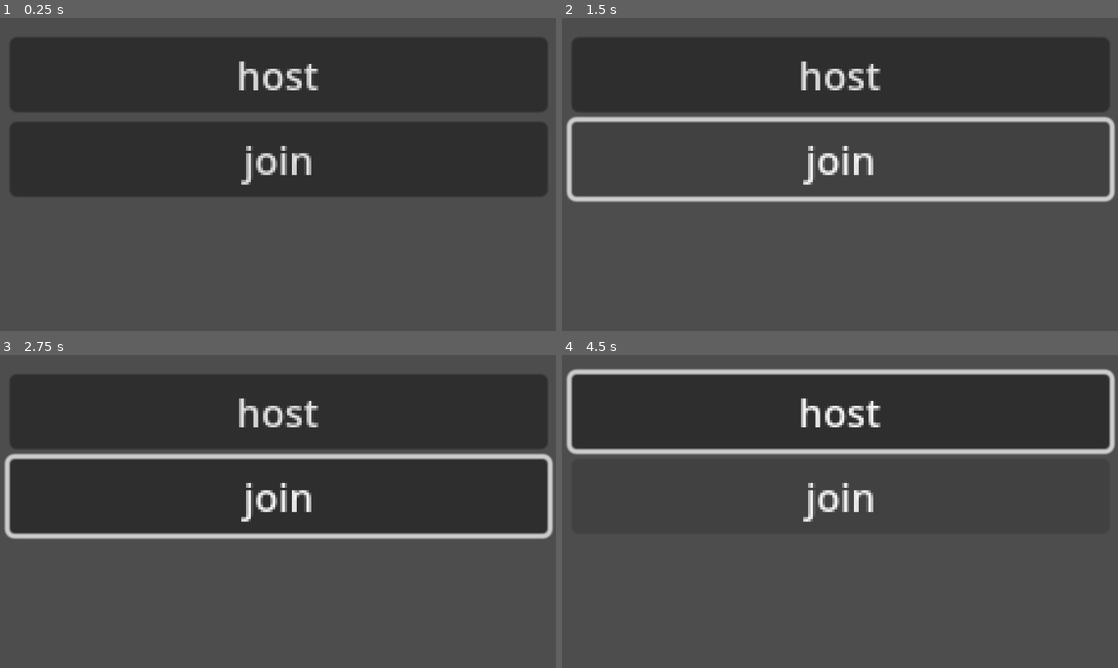
Above: before the commit, frames 1-4 (two rows, left to right).
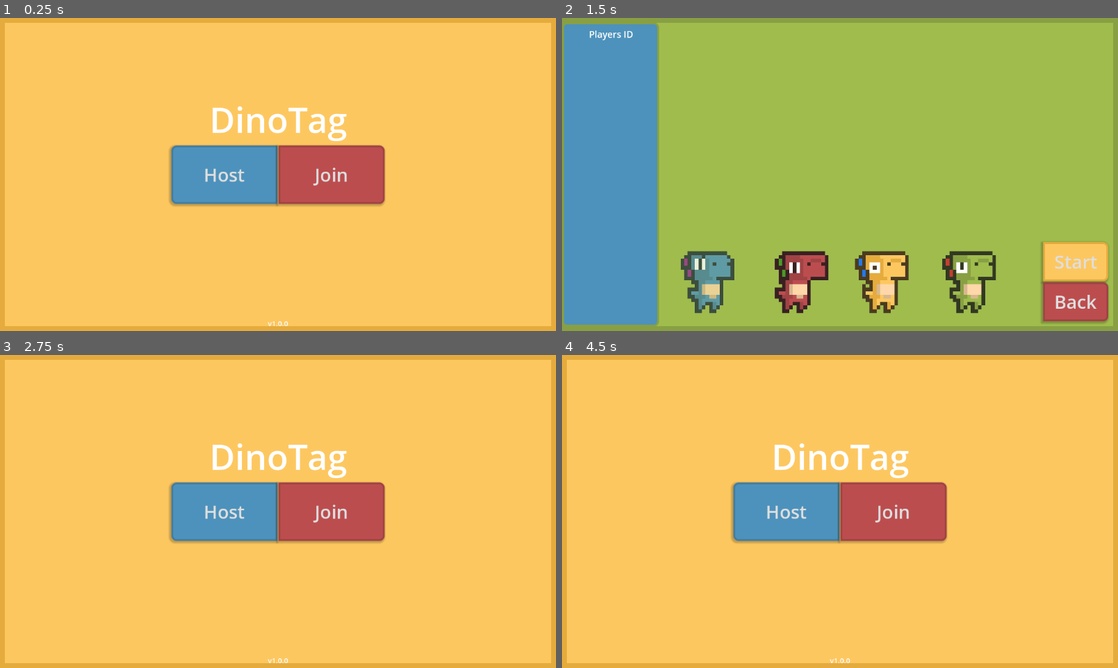
Above: after the commit, the same moments.

Repository: miladrezvani/DinoTag
Game: Godot game, scene res://scenes/menu/main.tscn
Same seed, same stepped clock (60 frames per second), same inputs: the game is played once before the commit and once after it. Before the commit the project starts from res://scenes/map/map1.tscn. The engine's default icon, where the game draws it, is replaced by a stand-in: a white triangle on a blue panel in a dark square.
Inputs (mouse positions are in pixels of both pictures, inside the frame that each line leads up to):
- Up to frame 1 (0.25 s): no input
- Up to frame 2 (1.5 s): click "host" (after the commit: "Host") at 0.5 s; click (840, 158) at 1.25 s, where only the run before the commit has a clickable "join"
- Up to frame 3 (2.75 s): click (511, 639) at 2 s, where only the run after the commit has a clickable "Back"
- Up to frame 4 (4.5 s): click "join" (after the commit: "Join") at 2.75 s; click (1101, 370) at 3.5 s, where only the run after the commit has a clickable "<"; move the mouse to (962, 495) at 4.27 s; hold Up (up) from 4.28 s (still down)

The runs differ from the first frame. In frame 1, 100% of the frame differs, in the area x 0-100%, y 0-100%; in frame 2, 99%; in frame 3, 100%; in frame 4, 100%.

Commit message:
add menu

Diff:
--- a/project.godot
+++ b/project.godot
@@ -11,7 +11,7 @@
 [application]
 
 config/name="DinoTag"
-run/main_scene="uid://nkq5dqt4rx8a"
+run/main_scene="uid://dcbv8pq4fteko"
 config/features=PackedStringArray("4.4", "Mobile")
 config/icon="res://icon.svg"
 
--- /dev/null
+++ b/scenes/menu/characterSelection.tscn
@@ -0,0 +1,111 @@
+[gd_scene load_steps=18 format=3 uid="uid://cx551yw7quygb"]
+
+[ext_resource type="Script" uid="uid://chgd8wcti1brv" path="res://scripts/characterSelection.gd" id="1_fu5pc"]
+[ext_resource type="Texture2D" uid="uid://8g0ih0eo3yle" path="res://assets/players/DinoSprites - doux.png" id="1_h0ef3"]
+[ext_resource type="Texture2D" uid="uid://bifsfnht7aptu" path="res://assets/players/DinoSprites - mort.png" id="2_fu5pc"]
+[ext_resource type="Texture2D" uid="uid://b4rytt64fokgx" path="res://assets/players/DinoSprites - tard.png" id="3_sgbt3"]
+[ext_resource type="Texture2D" uid="uid://b5vej67lropf7" path="res://assets/players/DinoSprites - vita.png" id="4_saqcc"]
+
+[sub_resource type="StyleBoxTexture" id="StyleBoxTexture_gvaei"]
+texture = ExtResource("1_h0ef3")
+region_rect = Rect2(48, 0, 24, 24)
+
+[sub_resource type="StyleBoxTexture" id="StyleBoxTexture_l6c5g"]
+texture = ExtResource("1_h0ef3")
+region_rect = Rect2(336, 0, 24, 24)
+
+[sub_resource type="StyleBoxTexture" id="StyleBoxTexture_ellca"]
+texture = ExtResource("1_h0ef3")
+region_rect = Rect2(0, 0, 24, 24)
+
+[sub_resource type="StyleBoxTexture" id="StyleBoxTexture_stlht"]
+texture = ExtResource("2_fu5pc")
+region_rect = Rect2(48, 0, 24, 24)
+
+[sub_resource type="StyleBoxTexture" id="StyleBoxTexture_l8fff"]
+texture = ExtResource("2_fu5pc")
+region_rect = Rect2(336, 0, 24, 24)
+
+[sub_resource type="StyleBoxTexture" id="StyleBoxTexture_j0jdu"]
+texture = ExtResource("2_fu5pc")
+region_rect = Rect2(0, 0, 24, 24)
+
+[sub_resource type="StyleBoxTexture" id="StyleBoxTexture_fkyo3"]
+texture = ExtResource("3_sgbt3")
+region_rect = Rect2(48, 0, 24, 24)
+
+[sub_resource type="StyleBoxTexture" id="StyleBoxTexture_oiu1n"]
+texture = ExtResource("3_sgbt3")
+region_rect = Rect2(336, 0, 24, 24)
+
+[sub_resource type="StyleBoxTexture" id="StyleBoxTexture_cngam"]
+texture = ExtResource("3_sgbt3")
+region_rect = Rect2(0, 0, 24, 24)
+
+[sub_resource type="StyleBoxTexture" id="StyleBoxTexture_6qubm"]
+texture = ExtResource("4_saqcc")
+region_rect = Rect2(48, 0, 24, 24)
+
+[sub_resource type="StyleBoxTexture" id="StyleBoxTexture_055eo"]
+texture = ExtResource("4_saqcc")
+region_rect = Rect2(336, 0, 24, 24)
+
+[sub_resource type="StyleBoxTexture" id="StyleBoxTexture_qievj"]
+texture = ExtResource("4_saqcc")
+region_rect = Rect2(0, 0, 24, 24)
+
+[node name="CharacterSelection" type="Control"]
+layout_mode = 3
+anchors_preset = 15
+anchor_right = 1.0
+anchor_bottom = 1.0
+grow_horizontal = 2
+grow_vertical = 2
+script = ExtResource("1_fu5pc")
+
+[node name="HBoxContainer" type="HBoxContainer" parent="."]
+layout_mode = 1
+anchors_preset = 8
+anchor_left = 0.5
+anchor_top = 0.5
+anchor_right = 0.5
+anchor_bottom = 0.5
+offset_left = -480.0
+offset_top = -120.0
+offset_right = 480.0
+offset_bottom = 120.0
+grow_horizontal = 2
+grow_vertical = 2
+
+[node name="doux" type="Button" parent="HBoxContainer"]
+layout_mode = 2
+size_flags_horizontal = 3
+theme_override_styles/hover = SubResource("StyleBoxTexture_gvaei")
+theme_override_styles/pressed = SubResource("StyleBoxTexture_l6c5g")
+theme_override_styles/normal = SubResource("StyleBoxTexture_ellca")
+
+[node name="mort" type="Button" parent="HBoxContainer"]
+layout_mode = 2
+size_flags_horizontal = 3
+theme_override_styles/hover = SubResource("StyleBoxTexture_stlht")
+theme_override_styles/pressed = SubResource("StyleBoxTexture_l8fff")
+theme_override_styles/normal = SubResource("StyleBoxTexture_j0jdu")
+
+[node name="tard" type="Button" parent="HBoxContainer"]
+layout_mode = 2
+size_flags_horizontal = 3
+theme_override_styles/hover = SubResource("StyleBoxTexture_fkyo3")
+theme_override_styles/pressed = SubResource("StyleBoxTexture_oiu1n")
+theme_override_styles/normal = SubResource("StyleBoxTexture_cngam")
+
+[node name="vita" type="Button" parent="HBoxContainer"]
+layout_mode = 2
+size_flags_horizontal = 3
+theme_override_styles/hover = SubResource("StyleBoxTexture_6qubm")
+theme_override_styles/pressed = SubResource("StyleBoxTexture_055eo")
+theme_override_styles/normal = SubResource("StyleBoxTexture_qievj")
+
+[connection signal="pressed" from="HBoxContainer/doux" to="." method="_on_doux_pressed"]
+[connection signal="pressed" from="HBoxContainer/mort" to="." method="_on_mort_pressed"]
+[connection signal="pressed" from="HBoxContainer/tard" to="." method="_on_tard_pressed"]
+[connection signal="pressed" from="HBoxContainer/vita" to="." method="_on_vita_pressed"]
--- /dev/null
+++ b/scenes/menu/host.tscn
@@ -0,0 +1,176 @@
+[gd_scene load_steps=10 format=3 uid="uid://dhm5dlyn1ie2m"]
+
+[ext_resource type="Script" uid="uid://cr6hgus04mcbw" path="res://scripts/hostMenu.gd" id="1_bepqs"]
+[ext_resource type="PackedScene" uid="uid://cx551yw7quygb" path="res://scenes/menu/characterSelection.tscn" id="2_pa6ly"]
+
+[sub_resource type="StyleBoxFlat" id="StyleBoxFlat_3h1cm"]
+bg_color = Color(0.623529, 0.737255, 0.301961, 1)
+border_width_left = 10
+border_width_top = 10
+border_width_right = 10
+border_width_bottom = 10
+border_color = Color(0.533333, 0.627451, 0.262745, 1)
+
+[sub_resource type="StyleBoxFlat" id="StyleBoxFlat_0rx4c"]
+bg_color = Color(0.898039, 0.670588, 0.239216, 1)
+border_width_left = 4
+border_width_top = 4
+border_width_right = 4
+border_width_bottom = 4
+border_color = Color(0.992157, 0.780392, 0.376471, 1)
+corner_radius_top_right = 10
+corner_radius_bottom_right = 10
+shadow_color = Color(0, 0, 0, 0.219608)
+shadow_size = 5
+shadow_offset = Vector2(-2, 2)
+
+[sub_resource type="StyleBoxFlat" id="StyleBoxFlat_s5d5k"]
+bg_color = Color(0.992157, 0.780392, 0.376471, 1)
+border_width_left = 4
+border_width_top = 4
+border_width_right = 4
+border_width_bottom = 4
+border_color = Color(0.898039, 0.670588, 0.239216, 1)
+corner_radius_top_right = 10
+corner_radius_bottom_right = 10
+shadow_color = Color(0, 0, 0, 0.219608)
+shadow_size = 5
+shadow_offset = Vector2(-2, 2)
+
+[sub_resource type="StyleBoxFlat" id="StyleBoxFlat_bepqs"]
+bg_color = Color(0.627451, 0.262745, 0.270588, 1)
+border_width_left = 4
+border_width_top = 4
+border_width_right = 4
+border_width_bottom = 4
+border_color = Color(0.737255, 0.301961, 0.309804, 1)
+corner_radius_top_right = 10
+corner_radius_bottom_right = 10
+shadow_color = Color(0, 0, 0, 0.219608)
+shadow_size = 5
+shadow_offset = Vector2(-2, 2)
+
+[sub_resource type="StyleBoxFlat" id="StyleBoxFlat_pa6ly"]
+bg_color = Color(0.627451, 0.262745, 0.270588, 1)
+border_width_left = 4
+border_width_top = 4
+border_width_right = 4
+border_width_bottom = 4
+border_color = Color(0.737255, 0.301961, 0.309804, 1)
+corner_radius_top_right = 10
+corner_radius_bottom_right = 10
+shadow_color = Color(0, 0, 0, 0.219608)
+shadow_size = 5
+shadow_offset = Vector2(-2, 2)
+
+[sub_resource type="StyleBoxFlat" id="StyleBoxFlat_8rdf3"]
+bg_color = Color(0.737255, 0.301961, 0.309804, 1)
+border_width_left = 4
+border_width_top = 4
+border_width_right = 4
+border_width_bottom = 4
+border_color = Color(0.627451, 0.262745, 0.270588, 1)
+corner_radius_top_right = 10
+corner_radius_bottom_right = 10
+shadow_color = Color(0, 0, 0, 0.219608)
+shadow_size = 5
+shadow_offset = Vector2(-2, 2)
+
+[sub_resource type="StyleBoxFlat" id="StyleBoxFlat_yy554"]
+bg_color = Color(0.301961, 0.572549, 0.737255, 1)
+border_width_left = 4
+border_width_top = 4
+border_width_right = 4
+border_width_bottom = 4
+border_color = Color(0.533333, 0.627451, 0.262745, 1)
+corner_radius_top_left = 10
+corner_radius_top_right = 10
+corner_radius_bottom_right = 10
+corner_radius_bottom_left = 10
+shadow_color = Color(0, 0, 0, 0.219608)
+shadow_offset = Vector2(-2, 2)
+
+[node name="Host" type="Control"]
+layout_mode = 3
+anchors_preset = 15
+anchor_right = 1.0
+anchor_bottom = 1.0
+grow_horizontal = 2
+grow_vertical = 2
+script = ExtResource("1_bepqs")
+
+[node name="Panel" type="Panel" parent="."]
+layout_mode = 1
+anchors_preset = 15
+anchor_right = 1.0
+anchor_bottom = 1.0
+grow_horizontal = 2
+grow_vertical = 2
+theme_override_styles/panel = SubResource("StyleBoxFlat_3h1cm")
+
+[node name="VBoxContainer" type="VBoxContainer" parent="."]
+layout_mode = 1
+anchors_preset = 3
+anchor_left = 1.0
+anchor_top = 1.0
+anchor_right = 1.0
+anchor_bottom = 1.0
+offset_left = -155.0
+offset_top = -184.0
+offset_right = -20.0
+offset_bottom = -20.0
+grow_horizontal = 0
+grow_vertical = 0
+theme_override_constants/separation = 2
+
+[node name="Start" type="Button" parent="VBoxContainer"]
+layout_mode = 2
+size_flags_vertical = 3
+theme_override_font_sizes/font_size = 38
+theme_override_styles/hover = SubResource("StyleBoxFlat_0rx4c")
+theme_override_styles/pressed = SubResource("StyleBoxFlat_0rx4c")
+theme_override_styles/normal = SubResource("StyleBoxFlat_s5d5k")
+text = "Start"
+
+[node name="Back" type="Button" parent="VBoxContainer"]
+layout_mode = 2
+size_flags_vertical = 3
+theme_override_font_sizes/font_size = 38
+theme_override_styles/hover = SubResource("StyleBoxFlat_bepqs")
+theme_override_styles/pressed = SubResource("StyleBoxFlat_pa6ly")
+theme_override_styles/normal = SubResource("StyleBoxFlat_8rdf3")
+text = "Back"
+
+[node name="Panel2" type="Panel" parent="."]
+layout_mode = 1
+anchors_preset = 9
+anchor_bottom = 1.0
+offset_top = 9.0
+offset_right = 201.0
+offset_bottom = -9.0
+grow_vertical = 2
+theme_override_styles/panel = SubResource("StyleBoxFlat_yy554")
+
+[node name="PlayerID" type="Label" parent="."]
+layout_mode = 1
+offset_left = 6.0
+offset_top = 20.0
+offset_right = 198.0
+offset_bottom = 633.0
+theme_override_font_sizes/font_size = 19
+text = "Players ID"
+horizontal_alignment = 1
+
+[node name="CharacterSelection" parent="." instance=ExtResource("2_pa6ly")]
+layout_mode = 1
+anchors_preset = 7
+anchor_left = 0.5
+anchor_top = 1.0
+anchor_right = 0.5
+offset_top = -105.0
+offset_bottom = -105.0
+grow_vertical = 0
+scale = Vector2(0.75, 0.75)
+
+[connection signal="pressed" from="VBoxContainer/Start" to="." method="_on_start_pressed"]
+[connection signal="pressed" from="VBoxContainer/Back" to="." method="_on_back_pressed"]
--- /dev/null
+++ b/scenes/menu/join.tscn
@@ -0,0 +1,96 @@
+[gd_scene load_steps=7 format=3 uid="uid://ds8x6oe3f5qir"]
+
+[ext_resource type="Script" uid="uid://be88c6rj4l8g3" path="res://scripts/joinMenu.gd" id="1_t0nfr"]
+[ext_resource type="PackedScene" uid="uid://cx551yw7quygb" path="res://scenes/menu/characterSelection.tscn" id="2_71f3q"]
+
+[sub_resource type="StyleBoxFlat" id="StyleBoxFlat_kvpep"]
+bg_color = Color(0.992157, 0.780392, 0.376471, 1)
+border_width_left = 10
+border_width_top = 10
+border_width_right = 10
+border_width_bottom = 10
+border_color = Color(0.898039, 0.670588, 0.239216, 1)
+
+[sub_resource type="StyleBoxFlat" id="StyleBoxFlat_t0nfr"]
+bg_color = Color(0.627451, 0.262745, 0.270588, 1)
+border_width_left = 4
+border_width_top = 4
+border_width_right = 4
+border_width_bottom = 4
+border_color = Color(0.898039, 0.670588, 0.239216, 1)
+shadow_color = Color(0, 0, 0, 0.219608)
+
+[sub_resource type="StyleBoxFlat" id="StyleBoxFlat_8uup4"]
+bg_color = Color(0.627451, 0.262745, 0.270588, 1)
+border_width_left = 4
+border_width_top = 4
+border_width_right = 4
+border_width_bottom = 4
+border_color = Color(0.898039, 0.670588, 0.239216, 1)
+shadow_color = Color(0, 0, 0, 0.219608)
+
+[sub_resource type="StyleBoxFlat" id="StyleBoxFlat_v0upx"]
+bg_color = Color(0.737255, 0.301961, 0.309804, 1)
+border_width_left = 4
+border_width_top = 4
+border_width_right = 4
+border_width_bottom = 4
+border_color = Color(0.898039, 0.670588, 0.239216, 1)
+shadow_color = Color(0, 0, 0, 0.219608)
+
+[node name="Join" type="Control"]
+layout_mode = 3
+anchors_preset = 15
+anchor_right = 1.0
+anchor_bottom = 1.0
+grow_horizontal = 2
+grow_vertical = 2
+script = ExtResource("1_t0nfr")
+
+[node name="Panel" type="Panel" parent="."]
+layout_mode = 1
+anchors_preset = 15
+anchor_right = 1.0
+anchor_bottom = 1.0
+grow_horizontal = 2
+grow_vertical = 2
+theme_override_styles/panel = SubResource("StyleBoxFlat_kvpep")
+
+[node name="Back" type="Button" parent="."]
+layout_mode = 1
+anchors_preset = 1
+anchor_left = 1.0
+anchor_right = 1.0
+offset_left = -71.0
+offset_bottom = 70.0
+grow_horizontal = 0
+theme_override_font_sizes/font_size = 38
+theme_override_styles/hover = SubResource("StyleBoxFlat_t0nfr")
+theme_override_styles/pressed = SubResource("StyleBoxFlat_8uup4")
+theme_override_styles/normal = SubResource("StyleBoxFlat_v0upx")
+text = "<"
+
+[node name="Status" type="Label" parent="."]
+layout_mode = 1
+anchors_preset = 7
+anchor_left = 0.5
+anchor_top = 1.0
+anchor_right = 0.5
+anchor_bottom = 1.0
+offset_left = -20.0
+offset_top = -58.0
+offset_right = 20.0
+offset_bottom = -35.0
+grow_horizontal = 2
+grow_vertical = 0
+theme_override_font_sizes/font_size = 20
+
+[node name="CharacterSelection" parent="." instance=ExtResource("2_71f3q")]
+layout_mode = 1
+anchors_preset = 8
+anchor_left = 0.5
+anchor_top = 0.5
+anchor_right = 0.5
+anchor_bottom = 0.5
+
+[connection signal="pressed" from="Back" to="." method="_on_back_pressed"]
--- /dev/null
+++ b/scenes/menu/main.tscn
@@ -0,0 +1,163 @@
+[gd_scene load_steps=8 format=3 uid="uid://dcbv8pq4fteko"]
+
+[ext_resource type="Script" uid="uid://b1ilttisngpj6" path="res://scripts/mainMenu.gd" id="1_rrmte"]
+
+[sub_resource type="StyleBoxFlat" id="StyleBoxFlat_omghv"]
+bg_color = Color(0.992157, 0.780392, 0.376471, 1)
+border_width_left = 10
+border_width_top = 10
+border_width_right = 10
+border_width_bottom = 10
+border_color = Color(0.898039, 0.670588, 0.239216, 1)
+
+[sub_resource type="StyleBoxFlat" id="StyleBoxFlat_r8hr5"]
+bg_color = Color(0.262745, 0.490196, 0.627451, 1)
+border_width_left = 4
+border_width_top = 4
+border_width_right = 4
+border_width_bottom = 4
+border_color = Color(0.301961, 0.572549, 0.737255, 1)
+corner_radius_top_left = 10
+corner_radius_bottom_left = 10
+shadow_color = Color(0, 0, 0, 0.219608)
+shadow_size = 5
+shadow_offset = Vector2(-2, 2)
+
+[sub_resource type="StyleBoxFlat" id="StyleBoxFlat_g5gd7"]
+bg_color = Color(0.301961, 0.572549, 0.737255, 1)
+border_width_left = 4
+border_width_top = 4
+border_width_right = 4
+border_width_bottom = 4
+border_color = Color(0.262745, 0.490196, 0.627451, 1)
+corner_radius_top_left = 10
+corner_radius_bottom_left = 10
+shadow_color = Color(0, 0, 0, 0.219608)
+shadow_size = 5
+shadow_offset = Vector2(-2, 2)
+
+[sub_resource type="StyleBoxFlat" id="StyleBoxFlat_ynvfx"]
+bg_color = Color(0.627451, 0.262745, 0.270588, 1)
+border_width_left = 4
+border_width_top = 4
+border_width_right = 4
+border_width_bottom = 4
+border_color = Color(0.737255, 0.301961, 0.309804, 1)
+corner_radius_top_right = 10
+corner_radius_bottom_right = 10
+shadow_color = Color(0, 0, 0, 0.219608)
+shadow_size = 5
+shadow_offset = Vector2(-2, 2)
+
+[sub_resource type="StyleBoxFlat" id="StyleBoxFlat_box2j"]
+bg_color = Color(0.627451, 0.262745, 0.270588, 1)
+border_width_left = 4
+border_width_top = 4
+border_width_right = 4
+border_width_bottom = 4
+border_color = Color(0.737255, 0.301961, 0.309804, 1)
+corner_radius_top_right = 10
+corner_radius_bottom_right = 10
+shadow_color = Color(0, 0, 0, 0.219608)
+shadow_size = 5
+shadow_offset = Vector2(-2, 2)
+
+[sub_resource type="StyleBoxFlat" id="StyleBoxFlat_rrmte"]
+bg_color = Color(0.737255, 0.301961, 0.309804, 1)
+border_width_left = 4
+border_width_top = 4
+border_width_right = 4
+border_width_bottom = 4
+border_color = Color(0.627451, 0.262745, 0.270588, 1)
+corner_radius_top_right = 10
+corner_radius_bottom_right = 10
+shadow_color = Color(0, 0, 0, 0.219608)
+shadow_size = 5
+shadow_offset = Vector2(-2, 2)
+
+[node name="Main" type="Control"]
+layout_mode = 3
+anchors_preset = 15
+anchor_right = 1.0
+anchor_bottom = 1.0
+grow_horizontal = 2
+grow_vertical = 2
+script = ExtResource("1_rrmte")
+
+[node name="Panel" type="Panel" parent="."]
+layout_mode = 1
+anchors_preset = 15
+anchor_right = 1.0
+anchor_bottom = 1.0
+grow_horizontal = 2
+grow_vertical = 2
+theme_override_styles/panel = SubResource("StyleBoxFlat_omghv")
+
+[node name="Title" type="Label" parent="."]
+layout_mode = 1
+anchors_preset = 5
+anchor_left = 0.5
+anchor_right = 0.5
+offset_left = -142.5
+offset_top = 161.0
+offset_right = 142.5
+offset_bottom = 260.0
+grow_horizontal = 2
+theme_override_font_sizes/font_size = 72
+text = "DinoTag"
+horizontal_alignment = 1
+vertical_alignment = 1
+
+[node name="HBoxContainer" type="HBoxContainer" parent="."]
+layout_mode = 1
+anchors_preset = 8
+anchor_left = 0.5
+anchor_top = 0.5
+anchor_right = 0.5
+anchor_bottom = 0.5
+offset_left = -221.0
+offset_top = -60.5
+offset_right = 221.0
+offset_bottom = 60.5
+grow_horizontal = 2
+grow_vertical = 2
+theme_override_constants/separation = 2
+
+[node name="Host" type="Button" parent="HBoxContainer"]
+layout_mode = 2
+size_flags_horizontal = 3
+theme_override_font_sizes/font_size = 38
+theme_override_styles/hover = SubResource("StyleBoxFlat_r8hr5")
+theme_override_styles/pressed = SubResource("StyleBoxFlat_r8hr5")
+theme_override_styles/normal = SubResource("StyleBoxFlat_g5gd7")
+text = "Host"
+
+[node name="Join" type="Button" parent="HBoxContainer"]
+layout_mode = 2
+size_flags_horizontal = 3
+theme_override_font_sizes/font_size = 38
+theme_override_styles/hover = SubResource("StyleBoxFlat_ynvfx")
+theme_override_styles/pressed = SubResource("StyleBoxFlat_box2j")
+theme_override_styles/normal = SubResource("StyleBoxFlat_rrmte")
+text = "Join"
+
+[node name="Version" type="Label" parent="."]
+layout_mode = 1
+anchors_preset = 7
+anchor_left = 0.5
+anchor_top = 1.0
+anchor_right = 0.5
+anchor_bottom = 1.0
+offset_left = -25.5
+offset_top = -27.0
+offset_right = 25.5
+offset_bottom = -4.0
+grow_horizontal = 2
+grow_vertical = 0
+theme_override_font_sizes/font_size = 15
+text = "v1.0.0"
+horizontal_alignment = 1
+vertical_alignment = 1
+
+[connection signal="pressed" from="HBoxContainer/Host" to="." method="_on_host_pressed"]
+[connection signal="pressed" from="HBoxContainer/Join" to="." method="_on_join_pressed"]
--- a/scenes/player.tscn
+++ b/scenes/player.tscn
@@ -546,7 +546,7 @@
 
 [node name="AnimatedSprite2D" type="AnimatedSprite2D" parent="."]
 sprite_frames = SubResource("SpriteFrames_ih1m1")
-animation = &"mort_run"
+animation = &"tard_run"
 
 [node name="CollisionShape2D" type="CollisionShape2D" parent="."]
 shape = SubResource("CapsuleShape2D_0rt71")
--- /dev/null
+++ b/scripts/characterSelection.gd
@@ -0,0 +1,25 @@
+extends Control
+
+@onready var doux: Button = $HBoxContainer/doux
+@onready var mort: Button = $HBoxContainer/mort
+@onready var tard: Button = $HBoxContainer/tard
+@onready var vita: Button = $HBoxContainer/vita
+
+func _process(delta: float) -> void:
+	doux.modulate.a8 = 200 if NetworkHandler.character == "doux" else 255
+	mort.modulate.a8 = 200 if NetworkHandler.character == "mort" else 255
+	tard.modulate.a8 = 200 if NetworkHandler.character == "tard" else 255
+	vita.modulate.a8 = 200 if NetworkHandler.character == "vita" else 255
+
+
+func _on_doux_pressed() -> void:
+	NetworkHandler.character = "doux"
+
+func _on_mort_pressed() -> void:
+	NetworkHandler.character = "mort"
+
+func _on_tard_pressed() -> void:
+	NetworkHandler.character = "tard"
+
+func _on_vita_pressed() -> void:
+	NetworkHandler.character = "vita"
--- /dev/null
+++ b/scripts/hostMenu.gd
@@ -0,0 +1,20 @@
+extends Control
+
+@onready var playerId: Label = $PlayerID
+
+func _process(delta: float) -> void:
+	var players = multiplayer.get_peers()
+	var result = "Players ID: \n---"
+	if !players.is_empty():
+		for id in players:
+			result += "\n" + str(id) + "\n---"
+		playerId.text = result
+
+
+func _on_start_pressed() -> void:
+	pass # Replace with function body.
+
+
+func _on_back_pressed() -> void:
+
+	get_tree().change_scene_to_file("res://scenes/menu/main.tscn")
--- /dev/null
+++ b/scripts/joinMenu.gd
@@ -0,0 +1,16 @@
+extends Control
+
+@onready var status: Label = $Status
+
+func _process(delta: float) -> void:
+	var statusCode = multiplayer.multiplayer_peer.get_connection_status()
+	if statusCode == multiplayer.multiplayer_peer.CONNECTION_CONNECTED:
+		status.text = "Connected"
+	elif statusCode == multiplayer.multiplayer_peer.CONNECTION_CONNECTING:
+		status.text = "Connecting..."
+	else:
+		status.text = "Disconnected"
+
+
+func _on_back_pressed() -> void:
+	get_tree().change_scene_to_file("res://scenes/menu/main.tscn")
--- /dev/null
+++ b/scripts/mainMenu.gd
@@ -0,0 +1,11 @@
+extends Control
+
+
+func _on_host_pressed() -> void:
+	NetworkHandler.startServer()
+	get_tree().change_scene_to_file("res://scenes/menu/host.tscn")
+
+
+func _on_join_pressed() -> void:
+	NetworkHandler.startClient()
+	get_tree().change_scene_to_file("res://scenes/menu/join.tscn")
Not shown, added: scripts/characterSelection.gd.uid
Not shown, added: scripts/hostMenu.gd.uid
Not shown, added: scripts/joinMenu.gd.uid
Not shown, added: scripts/mainMenu.gd.uid
